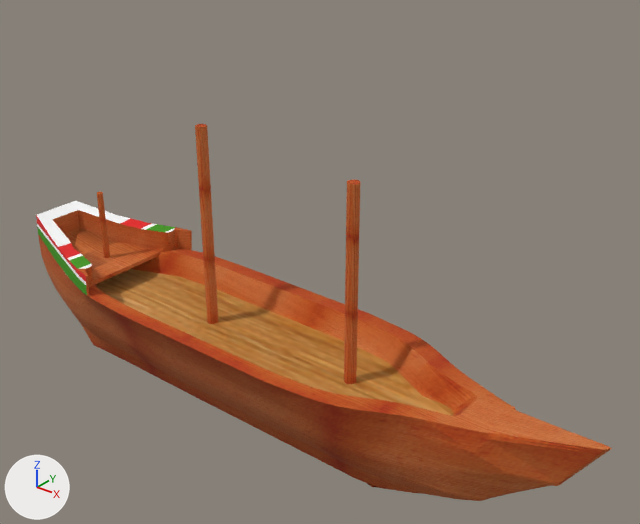
Renders of the OBJ model PA11/models/Ship.obj from each side of a commit.
Camera for both pictures: a 50 mm lens placed at (10.4, -10.92, 9.09), pointed at (1.35, 0.4, 2.07). Arrows for +X, +Y and +Z are at lower left; the lights stay in place. Where no turn or scale is listed for an object, it has been applied to the vertices.

Names of what the first picture shows: 'Ship_Cube.002'.
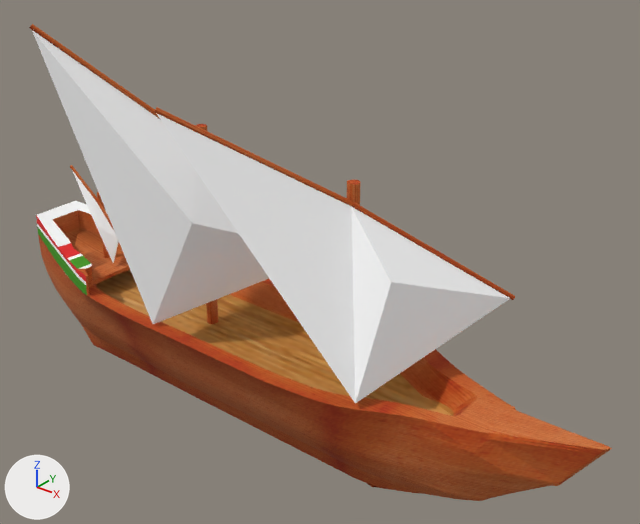
Commit message: Added sails to the ships.

The change in detail:
Material 'None_Ship_Texture.png' (mat_none_ship_texture_png) is new.
Its texture is img_ship_texture_png.
Its roughness is 1.0.
Mesh me_sail3_cylinder_002 is new.
It has 96 vertices, 188 faces and spans x -5.189..-3.7, y -0.099..-0.038, z 1.221..2.608.
It uses material mat_none_ship_texture_png (picture img_ship_texture_png).
Mesh me_sail2_cylinder is new.
It has 96 vertices, 188 faces and spans x -3.0..0.74, y -2.08..1.66, z 1.57..6.17.
It uses material mat_none_ship_texture_png (picture img_ship_texture_png).
Mesh me_sail1_cylinder_001 is new.
It has 96 vertices, 188 faces and spans x 0.29..4.52, y -2.32..1.92, z 1.73..5.36.
It uses material mat_none_ship_texture_png (picture img_ship_texture_png).
Mesh me_cloth3_plane_002 is new.
It has 10 vertices, 16 faces and spans x -5.15..-3.77, y -0.25..-0.06, z 0.71..2.54.
It uses material mat_none_ship_texture_png (picture img_ship_texture_png).
Mesh me_cloth2_plane is new.
It has 10 vertices, 16 faces and spans x -2.94..0.69, y -2.06..1.57, z 0.68..6.07.
It uses material mat_none_ship_texture_png (picture img_ship_texture_png).
Mesh me_cloth1_plane_001 is new.
It has 10 vertices, 16 faces and spans x 0.34..4.47, y -2.3..1.83, z 0.78..5.28.
It uses material mat_none_ship_texture_png (picture img_ship_texture_png).
Object 'Sail3_Cylinder.002' (ob_sail3_cylinder_002) is new; it shows me_sail3_cylinder_002.
Its location is (0.0, 0.0, 0.0).
Object 'Sail2_Cylinder' (ob_sail2_cylinder) is new; it shows me_sail2_cylinder.
Its location is (0.0, 0.0, 0.0).
Object 'Sail1_Cylinder.001' (ob_sail1_cylinder_001) is new; it shows me_sail1_cylinder_001.
Its location is (0.0, 0.0, 0.0).
Object 'Cloth3_Plane.002' (ob_cloth3_plane_002) is new; it shows me_cloth3_plane_002.
Its location is (0.0, 0.0, 0.0).
Object 'Cloth2_Plane' (ob_cloth2_plane) is new; it shows me_cloth2_plane.
Its location is (0.0, 0.0, 0.0).
Object 'Cloth1_Plane.001' (ob_cloth1_plane_001) is new; it shows me_cloth1_plane_001.
Its location is (0.0, 0.0, 0.0).

What differs and where, as boxes (x1, y1, x2, y2) in the pictures (640 x 524 px):
'Cloth1_Plane.001', added
    after: (156, 113, 510, 403)
'Cloth2_Plane', added
    after: (32, 30, 269, 324)
'Sail1_Cylinder.001', added (brown)
    after: (154, 107, 515, 300)
'Cloth3_Plane.002', added
    after: (72, 170, 119, 263)
'Sail2_Cylinder', added (brown)
    after: (29, 24, 160, 119)
'Sail3_Cylinder.002', added
    after: (70, 165, 115, 232)
